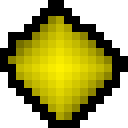
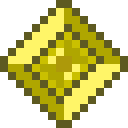
Revision of a layered 128x128 image; what changed, layer by layer:
renamed "Layer 2" to "Layer 3", painted on it over [0, 0, 128, 128]
removed layer "Layer 1" over [0, 0, 128, 128]
